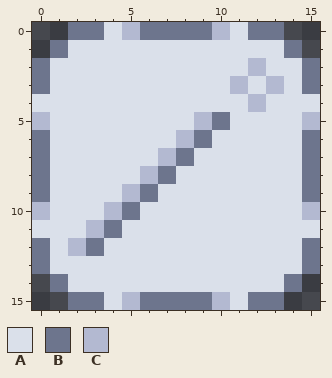
Pixel-art sprite -- images/forms/ray.png. Above: the version before the commit.
The file is 128x128 pixels, drawn in blocks of 8x8; one block is one cell here.
Palette (. is transparent): A #dae0ea  B #6d758d  C #b3b9d1
After:
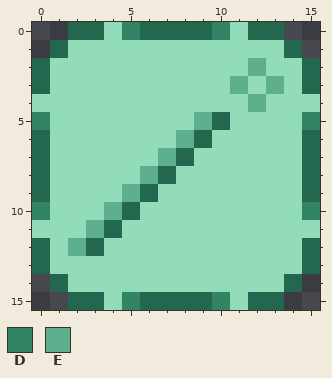
Colours new in this view: D #328464  E #5daf8d
Changes in this commit:
@@ palette @@
-A #dae0ea
+A #92dcba
-B #6d758d
+B #23674e
@@ x 0..15 @@
- 0 ..BBACBBBBCABB..
+ 0 ..BBADBBBBDABB..
  1 .BAAAAAAAAAAAAB.
- 2 BAAAAAAAAAAACAAB
- 3 BAAAAAAAAAACACAB
- 4 AAAAAAAAAAAACAAA
- 5 CAAAAAAAACBAAAAC
- 6 BAAAAAAACBAAAAAB
- 7 BAAAAAACBAAAAAAB
- 8 BAAAAACBAAAAAAAB
- 9 BAAAACBAAAAAAAAB
-10 CAAACBAAAAAAAAAC
-11 AAACBAAAAAAAAAAA
-12 BACBAAAAAAAAAAAB
+ 2 BAAAAAAAAAAAEAAB
+ 3 BAAAAAAAAAAEAEAB
+ 4 AAAAAAAAAAAAEAAA
+ 5 DAAAAAAAAEBAAAAD
+ 6 BAAAAAAAEBAAAAAB
+ 7 BAAAAAAEBAAAAAAB
+ 8 BAAAAAEBAAAAAAAB
+ 9 BAAAAEBAAAAAAAAB
+10 DAAAEBAAAAAAAAAD
+11 AAAEBAAAAAAAAAAA
+12 BAEBAAAAAAAAAAAB
 13 BAAAAAAAAAAAAAAB
 14 .BAAAAAAAAAAAAB.
-15 ..BBACBBBBCABB..
+15 ..BBADBBBBDABB..
Where, in picture pixels (left, top, right, bottom), the same in both pictures:
changed: (32, 22, 320, 310)
